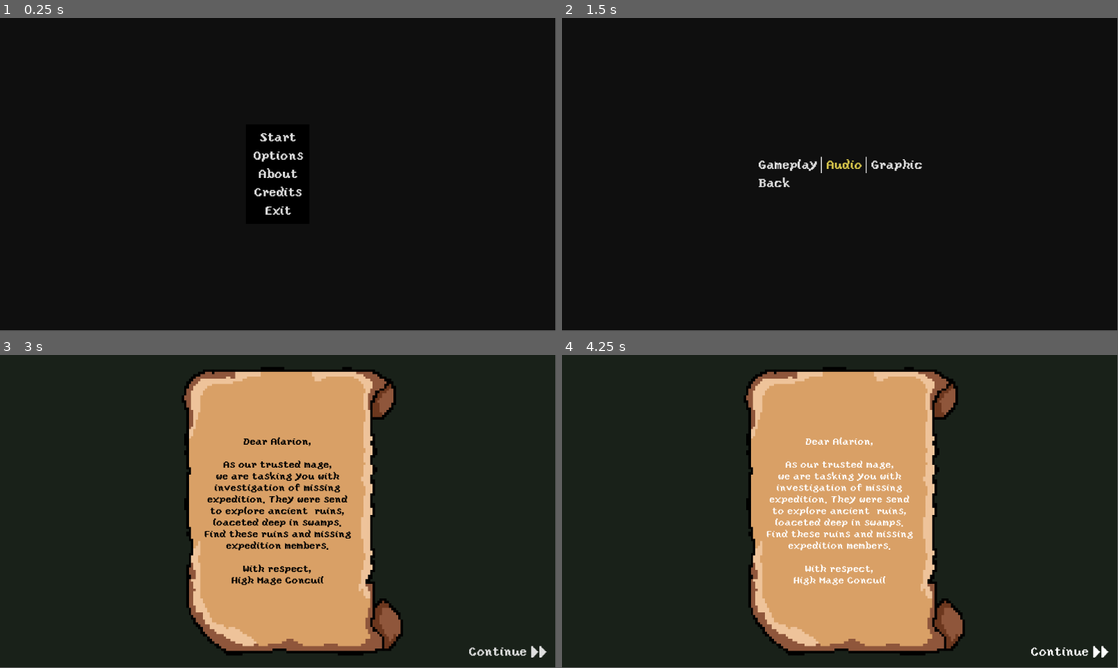
Above: before the commit, frames 1-4 (two rows, left to right).
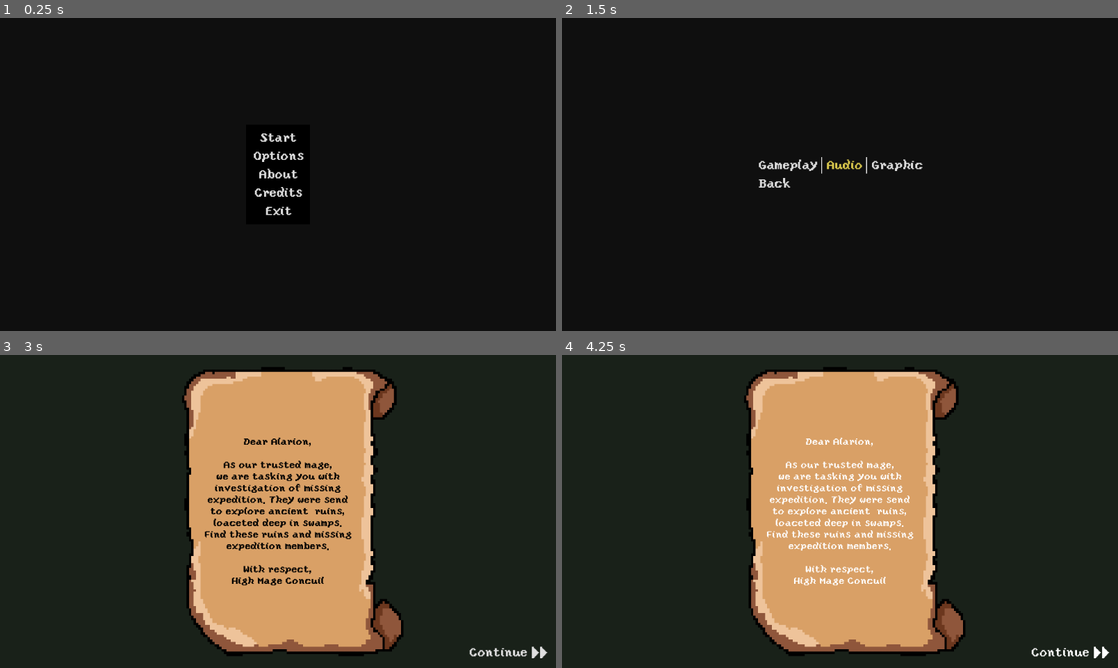
Above: after the commit, the same moments.

Repository: Tomko-Code/Relic-Seekers
Game: Godot game, scene res://src/main/game_start.tscn
Same seed, same stepped clock (60 frames per second), same inputs: the game is played once before the commit and once after it. The engine's default icon, where the game draws it, is replaced by a stand-in: a white triangle on a blue panel in a dark square.
Inputs:
- Up to frame 1 (0.25 s): no input
- Up to frame 2 (1.5 s): click "Options" at 0.5 s; click "Audio" at 1.25 s
- Up to frame 3 (3 s): click "Back" at 2 s; click "Start" at 2.75 s
- Up to frame 4 (4.25 s): click "Continue >>" at 3.5 s
In our replay, the window is 799x449 before the commit and 800x450 after it. These sizes can differ from the game's own. Grey fills any space a smaller window leaves; there, only what the larger window draws over its background counts as a difference.

The runs differ from the first frame. In frame 1, 0.5% of the frame differs, in the area x 45-55%, y 36-64%; in frame 2, 0.4%; in frame 3, 3.4%, in the area x 33-99%, y 4-97%; in frame 4, 3.1%.

Commit message:
Dialog system (#26)
* projectile changes 1

* add basic dialog box and sounds

* prtrets, interact button, apply sound, save if dialog was played before

* all bux fixes

Signed-off-by: Tomko-Code <tom.zaskorski@gmail.com>

---------

Signed-off-by: Tomko-Code <tom.zaskorski@gmail.com>
Co-authored-by: zeltop <xyz3lt@gmail.com>

Diff:
--- /dev/null
+++ b/assets/dialog_data.json
@@ -0,0 +1,77 @@
+{
+    "test_dialog" :
+    {
+        "dialogs" : [
+            {
+                "who" : "Player",
+                "string" : "ludum ludum ludum ludum"
+            },
+            {
+                "who" : "Thaladon",
+                "string" : "ludum2 ludum2 ludum2 ludum2"
+            }
+        ]
+    },
+    "first_thaladon_meeting" :
+    {
+        "dialogs" : [
+            {
+                "who" : "Thaladon",
+                "string" : "Oh no ..."
+            },
+            {
+                "who" : "Player",
+                "string" : "Oh no? I'm here to help."
+            },
+            {
+                "who" : "Thaladon",
+                "string" : "Help ? This elevator is a one way ticket, you are now as traped here, same as the rest of us !"
+            },
+            {
+                "who" : "Player",
+                "string" : "And where is here ?"
+            },
+            {
+                "who" : "Thaladon",
+                "string" : "Based on text on walls, it's called sanctuary ..."
+            },
+            {
+                "who" : "Thaladon",
+                "string" : "Only way out is to activate elevator but ..."
+            },
+            {
+                "who" : "Thaladon",
+                "string" : "Controll pannel is locked by keys ..."
+            },
+            {
+                "who" : "Player",
+                "string" : "Where are the keys ?"
+            },
+            {
+                "who" : "Thaladon",
+                "string" : "Hiden around undegrounds. I will cast spell on you, so if you die you will return here back in time."
+            },
+            {
+                "who" : "Player",
+                "string" : "If you have sutch powerful spell to safly explore undegrounds why not look for them your self ?"
+            },
+            {
+                "who" : "Thaladon",
+                "string" : "Of Course we have tride, but after so many deaths we lost hope. Maby you will do better."
+            }
+        ]
+    },
+    "remark_thaladon_meeting" :
+    {
+        "dialogs" : [
+            {
+                "who" : "Thaladon",
+                "string" : "What now ? Go and look for keys !"
+            },
+            {
+                "who" : "Player",
+                "string" : "Right ... "
+            }
+        ]
+    }
+}
--- /dev/null
+++ b/default_bus_layout.tres
@@ -0,0 +1,9 @@
+[gd_resource type="AudioBusLayout" format=3 uid="uid://dj6efyi302yst"]
+
+[resource]
+bus/1/name = &"Dialog"
+bus/1/solo = false
+bus/1/mute = false
+bus/1/bypass_fx = false
+bus/1/volume_db = 0.0
+bus/1/send = &"Master"
--- a/project.godot
+++ b/project.godot
@@ -22,6 +22,10 @@
 GameManager="*res://src/globals/game_manager.gd"
 ResourceManager="*res://src/globals/resource_manager.gd"
 ConsoleHandler="*res://src/console/console_handler.gd"
+
+[display]
+
+window/stretch/mode="viewport"
 
 [input]
 
--- /dev/null
+++ b/src/dialog/dialog.gd
@@ -0,0 +1,121 @@
+extends CanvasLayer
+
+class_name Dialog
+
+signal dialog_started(dialog_name)
+signal dialog_ended(dialog_name)
+
+@export var string_lable:Label
+@export var who_lable:Label
+@export var portret:TextureRect
+@export var interact_button:Button
+
+var current_dialog_name:String
+var current_line:Dictionary
+var current_dialog_line:int
+var current_dialog_char_count:int
+var playing:bool = false
+var play_speed:float = 0.05
+var time:float
+
+var portrets = {
+	"Player" : preload("res://assets/art/portrets/player_portret.png"),
+	"Alarion" : preload("res://assets/art/portrets/alarion_portret.png"),
+	"Thaladon" : preload("res://assets/art/portrets/thaladon_portret.png")
+}
+
+func _ready() -> void:
+	hide()
+	GameManager.dialog_box = self
+
+func play(dialog_name:String) -> void:
+	print("Dialog playing : " + dialog_name)
+
+	$AnimationPlayer.play("Show")
+
+	if GameManager.player != null:
+		GameManager.player.paused = true
+
+	current_dialog_name = dialog_name
+	current_dialog_line = 0
+	playing = true
+	time = 0.0
+
+	current_line = GameData.dialog_data[current_dialog_name]["dialogs"][0]
+
+	string_lable.visible_characters = 0
+	string_lable.text = current_line["string"]
+	who_lable.text = current_line["who"]
+	portret.texture = portrets[current_line["who"]]
+	current_dialog_char_count = current_line["string"].length()
+	interact_button.text = "> skip <"
+
+	show()
+
+	emit_signal("dialog_started", current_dialog_name)
+
+func _on_button_dialog_intearct_pressed() -> void:
+	pass
+	#_interact()
+
+func _interact() -> void:
+	match interact_button.text:
+		"> skip <":
+			_skip_dialog()
+		"> continue <":
+			_continue_dialog()
+		"> end <":
+			_close_dialog()
+
+func _skip_dialog() -> void:
+	string_lable.visible_characters = current_dialog_char_count
+
+func _continue_dialog() -> void:
+	interact_button.text = "> skip <"
+
+	current_line = GameData.dialog_data[current_dialog_name]["dialogs"][current_dialog_line]
+	string_lable.visible_characters = 0
+	string_lable.text = current_line["string"]
+	who_lable.text = current_line["who"]
+	portret.texture = portrets[current_line["who"]]
+	current_dialog_char_count = current_line["string"].length()
+	interact_button.text = "> skip <"
+	playing = true
+
+func _on_dialong_ended() -> void:
+	interact_button.text = "> continue <"
+
+	current_dialog_line += 1
+	if GameData.dialog_data[current_dialog_name]["dialogs"].size()-1 < current_dialog_line:
+		interact_button.text = "> end <"
+
+func _close_dialog() -> void:
+	$AnimationPlayer.play("Hide")
+	emit_signal("dialog_ended", current_dialog_name)
+
+	if GameManager.player != null:
+		GameManager.player.paused = false
+
+	hide()
+	GameData.data["dialog"][current_dialog_name] = true
+
+func _input(event) -> void:
+	if event is InputEventMouseButton and event.pressed:
+		if event.button_index == 1:
+			_interact()
+
+func _process(delta) -> void:
+	if playing:
+		time += delta
+
+		while time > play_speed:
+
+			if string_lable.visible_characters == current_dialog_char_count:
+				_on_dialong_ended()
+				playing = false
+			else:
+				string_lable.visible_characters += 1
+				if not $Audio.playing:
+					$Audio.play()
+
+			time -= play_speed
--- /dev/null
+++ b/src/dialog/dialog.tscn
@@ -0,0 +1,172 @@
+[gd_scene load_steps=10 format=3 uid="uid://bh3fyfhc3w8xt"]
+
+[ext_resource type="Script" path="res://src/dialog/dialog.gd" id="1_m1crk"]
+[ext_resource type="AudioStream" uid="uid://bjxbj4mn424j6" path="res://assets/audio/dialog/plop-bleep-single.wav" id="2_0su4b"]
+[ext_resource type="FontFile" uid="uid://bpdjfdnl7p1vf" path="res://assets/fonts/yoster.ttf" id="3_gdrbr"]
+[ext_resource type="Texture2D" uid="uid://bsm0afqv1mm5" path="res://assets/art/UI/9-path-small.png" id="3_oh2ej"]
+[ext_resource type="Texture2D" uid="uid://biggwlor1dxdl" path="res://assets/art/portrets/player_portret.png" id="4_rv3t3"]
+
+[sub_resource type="Animation" id="Animation_0n4f4"]
+resource_name = "Show"
+tracks/0/type = "value"
+tracks/0/imported = false
+tracks/0/enabled = true
+tracks/0/path = NodePath("Control:modulate")
+tracks/0/interp = 1
+tracks/0/loop_wrap = true
+tracks/0/keys = {
+"times": PackedFloat32Array(0, 1),
+"transitions": PackedFloat32Array(1, 1),
+"update": 0,
+"values": [Color(1, 1, 1, 0), Color(1, 1, 1, 1)]
+}
+
+[sub_resource type="Animation" id="Animation_hbdel"]
+resource_name = "Hide"
+tracks/0/type = "value"
+tracks/0/imported = false
+tracks/0/enabled = true
+tracks/0/path = NodePath("Control:modulate")
+tracks/0/interp = 1
+tracks/0/loop_wrap = true
+tracks/0/keys = {
+"times": PackedFloat32Array(0, 1),
+"transitions": PackedFloat32Array(1, 1),
+"update": 0,
+"values": [Color(1, 1, 1, 1), Color(1, 1, 1, 0)]
+}
+
+[sub_resource type="Animation" id="Animation_lptro"]
+length = 0.001
+tracks/0/type = "value"
+tracks/0/imported = false
+tracks/0/enabled = true
+tracks/0/path = NodePath("Control:modulate")
+tracks/0/interp = 1
+tracks/0/loop_wrap = true
+tracks/0/keys = {
+"times": PackedFloat32Array(0),
+"transitions": PackedFloat32Array(1),
+"update": 0,
+"values": [Color(1, 1, 1, 1)]
+}
+
+[sub_resource type="AnimationLibrary" id="AnimationLibrary_vl3fs"]
+_data = {
+"Hide": SubResource("Animation_hbdel"),
+"RESET": SubResource("Animation_lptro"),
+"Show": SubResource("Animation_0n4f4")
+}
+
+[node name="Dialog" type="CanvasLayer" node_paths=PackedStringArray("string_lable", "who_lable", "portret", "interact_button")]
+script = ExtResource("1_m1crk")
+string_lable = NodePath("Control/HBoxContainer/StringContainer/Margin/VBoxContainer/Margin/String")
+who_lable = NodePath("Control/HBoxContainer/StringContainer/Margin/VBoxContainer/Who")
+portret = NodePath("Control/HBoxContainer/PortretContainer/Margin/Portret")
+interact_button = NodePath("Control/HBoxContainer/StringContainer/Margin/VBoxContainer/ButtonDialogIntearct")
+
+[node name="Audio" type="AudioStreamPlayer" parent="."]
+stream = ExtResource("2_0su4b")
+bus = &"Dialog"
+
+[node name="AnimationPlayer" type="AnimationPlayer" parent="."]
+libraries = {
+"": SubResource("AnimationLibrary_vl3fs")
+}
+
+[node name="Control" type="Control" parent="."]
+layout_mode = 3
+anchors_preset = 15
+anchor_right = 1.0
+anchor_bottom = 1.0
+grow_horizontal = 2
+grow_vertical = 2
+
+[node name="HBoxContainer" type="HBoxContainer" parent="Control"]
+layout_mode = 1
+anchors_preset = 12
+anchor_top = 1.0
+anchor_right = 1.0
+anchor_bottom = 1.0
+offset_top = -170.0
+grow_horizontal = 2
+grow_vertical = 0
+
+[node name="PortretContainer" type="MarginContainer" parent="Control/HBoxContainer"]
+layout_mode = 2
+theme_override_constants/margin_left = 10
+theme_override_constants/margin_top = 10
+theme_override_constants/margin_right = 10
+theme_override_constants/margin_bottom = 10
+
+[node name="Box" type="NinePatchRect" parent="Control/HBoxContainer/PortretContainer"]
+layout_mode = 2
+texture = ExtResource("3_oh2ej")
+patch_margin_left = 1
+patch_margin_top = 1
+patch_margin_right = 1
+patch_margin_bottom = 1
+
+[node name="Margin" type="MarginContainer" parent="Control/HBoxContainer/PortretContainer"]
+custom_minimum_size = Vector2(150, 150)
+layout_mode = 2
+theme_override_constants/margin_left = 1
+theme_override_constants/margin_top = 1
+theme_override_constants/margin_right = 1
+theme_override_constants/margin_bottom = 1
+
+[node name="Portret" type="TextureRect" parent="Control/HBoxContainer/PortretContainer/Margin"]
+layout_mode = 2
+texture = ExtResource("4_rv3t3")
+
+[node name="StringContainer" type="MarginContainer" parent="Control/HBoxContainer"]
+layout_mode = 2
+size_flags_horizontal = 3
+theme_override_constants/margin_top = 10
+theme_override_constants/margin_right = 10
+theme_override_constants/margin_bottom = 10
+
+[node name="Box" type="NinePatchRect" parent="Control/HBoxContainer/StringContainer"]
+layout_mode = 2
+texture = ExtResource("3_oh2ej")
+patch_margin_left = 1
+patch_margin_top = 1
+patch_margin_right = 1
+patch_margin_bottom = 1
+
+[node name="Margin" type="MarginContainer" parent="Control/HBoxContainer/StringContainer"]
+layout_mode = 2
+theme_override_constants/margin_left = 7
+theme_override_constants/margin_top = 7
+theme_override_constants/margin_right = 7
+theme_override_constants/margin_bottom = 7
+
+[node name="VBoxContainer" type="VBoxContainer" parent="Control/HBoxContainer/StringContainer/Margin"]
+layout_mode = 2
+
+[node name="Who" type="Label" parent="Control/HBoxContainer/StringContainer/Margin/VBoxContainer"]
+layout_mode = 2
+theme_override_fonts/font = ExtResource("3_gdrbr")
+theme_override_font_sizes/font_size = 25
+text = "Who"
+
+[node name="Margin" type="MarginContainer" parent="Control/HBoxContainer/StringContainer/Margin/VBoxContainer"]
+layout_mode = 2
+theme_override_constants/margin_left = 10
+theme_override_constants/margin_top = 10
+
+[node name="String" type="Label" parent="Control/HBoxContainer/StringContainer/Margin/VBoxContainer/Margin"]
+layout_mode = 2
+text = "rer"
+visible_characters = 0
+visible_ratio = 0.0
+
+[node name="ButtonDialogIntearct" type="Button" parent="Control/HBoxContainer/StringContainer/Margin/VBoxContainer"]
+layout_mode = 2
+size_flags_horizontal = 8
+focus_mode = 0
+theme_override_fonts/font = ExtResource("3_gdrbr")
+text = "Interaction"
+flat = true
+
+[connection signal="pressed" from="Control/HBoxContainer/StringContainer/Margin/VBoxContainer/ButtonDialogIntearct" to="." method="_on_button_dialog_intearct_pressed"]
--- /dev/null
+++ b/src/entities/Interactables/thaladon/thaladon.gd
@@ -0,0 +1,11 @@
+extends Node2D
+
+func _ready():
+	pass
+
+func _on_interactable_component_interacted():
+	if GameData.data["dialog"].has("first_thaladon_meeting"):
+		GameManager.dialog_box.play("remark_thaladon_meeting")
+		GameManager.player.paused = true
+	else:
+		GameManager.dialog_box.play("first_thaladon_meeting")
--- /dev/null
+++ b/src/entities/Interactables/thaladon/thaladon.tscn
@@ -0,0 +1,62 @@
+[gd_scene load_steps=10 format=3 uid="uid://blc3na0tm1ve3"]
+
+[ext_resource type="Script" path="res://src/entities/Interactables/thaladon/thaladon.gd" id="1_217d3"]
+[ext_resource type="PackedScene" uid="uid://bdlxq5bh2qqu2" path="res://src/entities/interactable/interactable_component.tscn" id="1_gvcdu"]
+[ext_resource type="Texture2D" uid="uid://dgpyqrwvecnt7" path="res://assets/art/sprites/entities/thaladon/thaladon.png" id="2_thiqa"]
+
+[sub_resource type="InputEventKey" id="InputEventKey_l3ux4"]
+device = -1
+keycode = 88
+unicode = 120
+
+[sub_resource type="CircleShape2D" id="CircleShape2D_od20g"]
+radius = 194.44
+
+[sub_resource type="AtlasTexture" id="AtlasTexture_1q1ai"]
+atlas = ExtResource("2_thiqa")
+region = Rect2(0, 0, 48, 48)
+
+[sub_resource type="AtlasTexture" id="AtlasTexture_6uip2"]
+atlas = ExtResource("2_thiqa")
+region = Rect2(48, 0, 48, 48)
+
+[sub_resource type="AtlasTexture" id="AtlasTexture_q1rkg"]
+atlas = ExtResource("2_thiqa")
+region = Rect2(96, 0, 48, 48)
+
+[sub_resource type="SpriteFrames" id="SpriteFrames_p5g5f"]
+animations = [{
+"frames": [{
+"duration": 1.0,
+"texture": SubResource("AtlasTexture_1q1ai")
+}, {
+"duration": 1.0,
+"texture": SubResource("AtlasTexture_6uip2")
+}, {
+"duration": 1.0,
+"texture": SubResource("AtlasTexture_q1rkg")
+}],
+"loop": true,
+"name": &"Idle",
+"speed": 5.0
+}]
+
+[node name="thaladon" type="Node2D"]
+script = ExtResource("1_217d3")
+
+[node name="Components" type="Node2D" parent="."]
+
+[node name="InteractableComponent" parent="Components" instance=ExtResource("1_gvcdu")]
+position = Vector2(-22, -57)
+interaction_input = SubResource("InputEventKey_l3ux4")
+input_text = "X"
+interaction_descryption = "Talk"
+shape = SubResource("CircleShape2D_od20g")
+
+[node name="AnimatedSprite2D" type="AnimatedSprite2D" parent="."]
+sprite_frames = SubResource("SpriteFrames_p5g5f")
+animation = &"Idle"
+autoplay = "Idle"
+frame_progress = 0.203555
+
+[connection signal="interacted" from="Components/InteractableComponent" to="." method="_on_interactable_component_interacted"]
--- a/src/entities/player/player_entity.gd
+++ b/src/entities/player/player_entity.gd
@@ -19,6 +19,5 @@
 		interpolate_camera_position, camera_speed, near_zone, far_zone,
 		inner_zone, debug_display)
 
-
 func _physics_process(_delta):
 	pass
--- a/src/globals/game_data.gd
+++ b/src/globals/game_data.gd
@@ -1,22 +1,32 @@
 extends Node
 
 # presistent data saved here
-var path_save := "user://save_game_presistent";
+var path_save = "user://save_game_presistent"
+var path_dialog_data = "res://assets/dialog_data.json"
 
 # Game INFO
 # is it a first time player starts game
 var is_new_game = true
+var dialog_data = {}
 var data = {
 	"prolg_complete": false,
 }
 
 func _ready():
-	# load presistent data
+	data["dialog"] = {}
 	load_presistent()
+	load_dialog_data()
 
+# save presistent data on game exit
 func _exit_tree():
-	# save presistent data
 	save_presistent()
+
+func load_dialog_data():
+	if FileAccess.file_exists(path_dialog_data):
+		var file = FileAccess.open(path_dialog_data, FileAccess.READ)
+		var file_content = file.get_as_text()
+		dialog_data = JSON.parse_string(file_content)
+		file.close()
 
 func load_presistent():
 	if FileAccess.file_exists(path_save):
--- a/src/globals/game_manager.gd
+++ b/src/globals/game_manager.gd
@@ -6,6 +6,7 @@
 
 var game_camera = load("res://src/other/FollowCamera.tscn").instantiate()
 var player = null
+var dialog_box:Dialog
 
 var loaded_scenes = {}
 
--- a/src/main/game.tscn
+++ b/src/main/game.tscn
@@ -1,7 +1,8 @@
-[gd_scene load_steps=7 format=3 uid="uid://cbgrg2gkexspu"]
+[gd_scene load_steps=8 format=3 uid="uid://cbgrg2gkexspu"]
 
 [ext_resource type="Script" path="res://src/main/game.gd" id="1_3g1o0"]
 [ext_resource type="PackedScene" uid="uid://cfmmqeomv02jn" path="res://src/menus/hud.tscn" id="2_ob4nq"]
+[ext_resource type="PackedScene" uid="uid://bh3fyfhc3w8xt" path="res://src/dialog/dialog.tscn" id="3_yw5p0"]
 
 [sub_resource type="Animation" id="Animation_gy77t"]
 resource_name = "FadeIN"
@@ -75,3 +76,5 @@
 grow_horizontal = 2
 grow_vertical = 2
 color = Color(0.0980392, 0.0980392, 0.0980392, 1)
+
+[node name="Dialog" parent="." instance=ExtResource("3_yw5p0")]
--- a/src/zones/zone_sanctuary_00.tscn
+++ b/src/zones/zone_sanctuary_00.tscn
@@ -1,8 +1,9 @@
-[gd_scene load_steps=5 format=3 uid="uid://ck03mwgfgpew4"]
+[gd_scene load_steps=6 format=3 uid="uid://ck03mwgfgpew4"]
 
 [ext_resource type="PackedScene" uid="uid://nt8opsk0xeca" path="res://src/zone/zone_sanctuary.tscn" id="1_i477g"]
 [ext_resource type="Script" path="res://src/zones/zone_sanctuary_00.gd" id="2_fqal5"]
 [ext_resource type="Texture2D" uid="uid://c1opxea5dmvag" path="res://assets/art/tilemap/320x320-tileset-ruin.png" id="3_w6xm8"]
+[ext_resource type="PackedScene" uid="uid://blc3na0tm1ve3" path="res://src/entities/Interactables/thaladon/thaladon.tscn" id="4_p1rgw"]
 
 [sub_resource type="RectangleShape2D" id="RectangleShape2D_m2dlf"]
 size = Vector2(48, 23)
@@ -32,3 +33,6 @@
 [node name="CollisionShape2D" type="CollisionShape2D" parent="320x320-tileset-ruin/StaticBody2D" index="0"]
 position = Vector2(0, -32.5)
 shape = SubResource("RectangleShape2D_m2dlf")
+
+[node name="thaladon" parent="." index="5" instance=ExtResource("4_p1rgw")]
+position = Vector2(-388, 171)
Binary file added: assets/art/UI/9-path-01.png
Not shown, added: assets/art/UI/9-path-01.png.import
Binary file added: assets/art/UI/9-path-small.png
Not shown, added: assets/art/UI/9-path-small.png.import
Binary file added: assets/art/UI/thaladon.png
Not shown, added: assets/art/UI/thaladon.png.import
Binary file added: assets/art/portrets/alarion_portret.png
Not shown, added: assets/art/portrets/alarion_portret.png.import
Binary file added: assets/art/portrets/player_portret.png
Not shown, added: assets/art/portrets/player_portret.png.import
Binary file added: assets/art/portrets/thaladon_portret.png
Not shown, added: assets/art/portrets/thaladon_portret.png.import
(and 13 more such lines)
